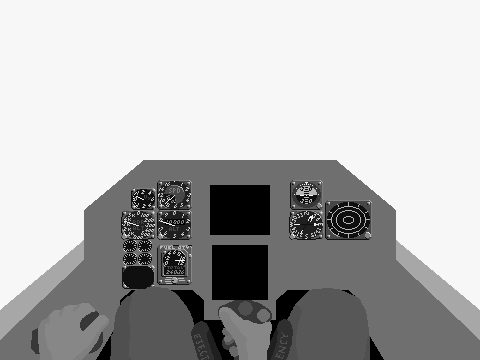
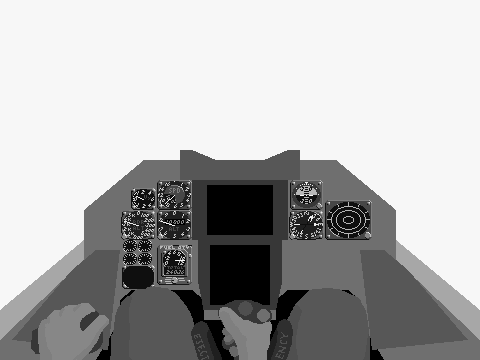
Two versions of the same layered image (480px x 360px). Layer-by-layer changes:
painted on "F14_Bkgr" over (x1=192, y1=180, x2=288, y2=310)
painted on "F14_Frame" over (x1=12, y1=150, x2=468, y2=350)
